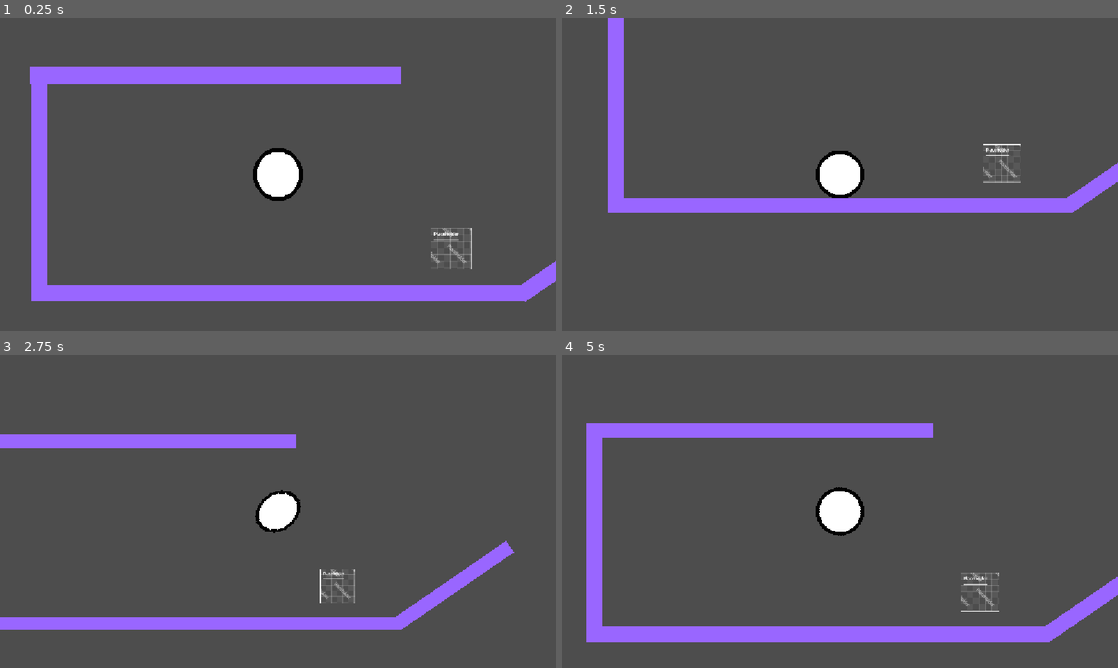
Above: before the commit, frames 1-4 (two rows, left to right).
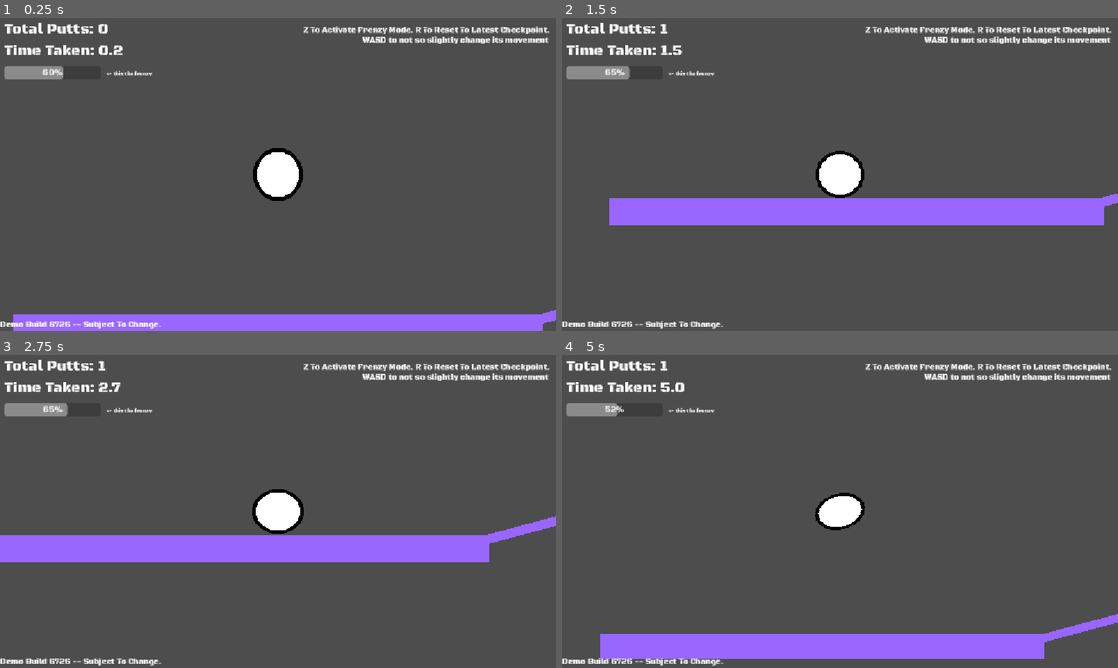
Above: after the commit, the same moments.

Repository: theeggswork/Goofball-Golfers
Game: Godot game, scene res://Levels/Testmap.tscn
Same seed, same stepped clock (60 frames per second), same inputs: the game is played once before the commit and once after it.
Inputs (mouse positions are in pixels of both pictures, inside the frame that each line leads up to):
- Up to frame 1 (0.25 s): no input
- Up to frame 2 (1.5 s): move the mouse to (962, 158) at 0.52 s; press the mouse at (962, 158) at 0.53 s; tap A (a, bound only after the commit) at 0.8, 1.35 s; move the mouse to (728, 190) at 1.27 s; release the mouse at (728, 190) at 1.28 s; hold Space (SlamDown) from 1.28 s (still down)
- Up to frame 3 (2.75 s): tap D (d, bound only after the commit) at 1.55 s; move the mouse to (333, 442) at 2.02 s; release Space (SlamDown) at 2.03 s; hold D (d, bound only after the commit) from 2.03 s (still down); click (333, 442) at 2.3 s
- Up to frame 4 (5 s): move the mouse to (812, 574) at 2.77 s; release D (d, bound only after the commit) at 2.78 s; click (812, 574) at 2.85 s; tap A (a, bound only after the commit) at 3.05, 4.35 s; move the mouse to (1006, 558) at 3.52 s; hold D (d, bound only after the commit) 3.53-4.28 s; hold Space (SlamDown) from 3.53 s (still down); tap Z (activatefrenzy) at 3.6 s; tap R (restart) at 4.15 s; move the mouse to (673, 464) at 4.27 s; click (673, 464) at 4.55 s

The runs differ from the first frame. In frame 1, 18% of the frame differs, in the area x 0-100%, y 1-100%; in frame 2, 8.7%; in frame 3, 18%; in frame 4, 15%.

Commit message:
demo 1

Diff:
--- /dev/null
+++ b/Levels/Level1Outline.tscn
@@ -0,0 +1,201 @@
+[gd_scene format=3 uid="uid://dqso0r75llosl"]
+
+[sub_resource type="RectangleShape2D" id="RectangleShape2D_oi3di"]
+size = Vector2(100, 10)
+
+[sub_resource type="SegmentShape2D" id="SegmentShape2D_0b4ue"]
+a = Vector2(100.5, -25)
+
+[sub_resource type="RectangleShape2D" id="RectangleShape2D_0b4ue"]
+size = Vector2(100, 50)
+
+[sub_resource type="SegmentShape2D" id="SegmentShape2D_f2txt"]
+a = Vector2(100.5, 25)
+
+[sub_resource type="RectangleShape2D" id="RectangleShape2D_1ainy"]
+size = Vector2(100, 25)
+
+[sub_resource type="CircleShape2D" id="CircleShape2D_n6hdu"]
+radius = 25.0
+
+[sub_resource type="CircleShape2D" id="CircleShape2D_km5ld"]
+radius = 15.6
+
+[node name="Node2D" type="Node2D" unique_id=322186599]
+
+[node name="Level" type="Node" parent="." unique_id=2135936512]
+
+[node name="part1" type="StaticBody2D" parent="Level" unique_id=1522755370]
+position = Vector2(0, 20)
+
+[node name="CollisionShape2D" type="CollisionShape2D" parent="Level/part1" unique_id=945635319]
+shape = SubResource("RectangleShape2D_oi3di")
+
+[node name="part2" type="StaticBody2D" parent="Level" unique_id=1927179803]
+position = Vector2(50, 6.4)
+
+[node name="CollisionShape2D" type="CollisionShape2D" parent="Level/part2" unique_id=1899538997]
+position = Vector2(0, -0.4000001)
+shape = SubResource("SegmentShape2D_0b4ue")
+
+[node name="part3" type="StaticBody2D" parent="Level" unique_id=174541906]
+position = Vector2(200, -15)
+
+[node name="CollisionShape2D" type="CollisionShape2D" parent="Level/part3" unique_id=1737743079]
+shape = SubResource("RectangleShape2D_oi3di")
+
+[node name="part4" type="StaticBody2D" parent="Level" unique_id=1091084388]
+position = Vector2(246, -26.6)
+
+[node name="CollisionShape2D" type="CollisionShape2D" parent="Level/part4" unique_id=540625913]
+position = Vector2(0, -0.4000001)
+shape = SubResource("SegmentShape2D_0b4ue")
+
+[node name="part5" type="StaticBody2D" parent="Level" unique_id=1391379195]
+position = Vector2(396, -48)
+
+[node name="CollisionShape2D" type="CollisionShape2D" parent="Level/part5" unique_id=1554954443]
+shape = SubResource("RectangleShape2D_oi3di")
+
+[node name="part6" type="StaticBody2D" parent="Level" unique_id=306120361]
+position = Vector2(496, -68)
+
+[node name="CollisionShape2D" type="CollisionShape2D" parent="Level/part6" unique_id=716724645]
+shape = SubResource("RectangleShape2D_0b4ue")
+
+[node name="part7" type="StaticBody2D" parent="Level" unique_id=1479537707]
+position = Vector2(296, -116)
+
+[node name="CollisionShape2D" type="CollisionShape2D" parent="Level/part7" unique_id=28490258]
+position = Vector2(0, -0.4000001)
+shape = SubResource("SegmentShape2D_f2txt")
+
+[node name="part8" type="StaticBody2D" parent="Level" unique_id=1225816074]
+position = Vector2(545, -118)
+
+[node name="CollisionShape2D" type="CollisionShape2D" parent="Level/part8" unique_id=802532144]
+shape = SubResource("RectangleShape2D_0b4ue")
+
+[node name="part9" type="StaticBody2D" parent="Level" unique_id=489853934]
+position = Vector2(247, -103)
+
+[node name="CollisionShape2D" type="CollisionShape2D" parent="Level/part9" unique_id=1138121559]
+shape = SubResource("RectangleShape2D_oi3di")
+
+[node name="part10" type="StaticBody2D" parent="Level" unique_id=112534160]
+position = Vector2(147, -111)
+
+[node name="CollisionShape2D" type="CollisionShape2D" parent="Level/part10" unique_id=1283403158]
+shape = SubResource("RectangleShape2D_1ainy")
+
+[node name="part11" type="StaticBody2D" parent="Level" unique_id=2145765943]
+position = Vector2(47, -128)
+
+[node name="CollisionShape2D" type="CollisionShape2D" parent="Level/part11" unique_id=1558066654]
+shape = SubResource("RectangleShape2D_oi3di")
+
+[node name="part12" type="StaticBody2D" parent="Level" unique_id=1951322865]
+position = Vector2(-5, -156)
+
+[node name="CollisionShape2D" type="CollisionShape2D" parent="Level/part12" unique_id=1462030845]
+position = Vector2(0, -0.4000001)
+shape = SubResource("SegmentShape2D_f2txt")
+
+[node name="part13" type="StaticBody2D" parent="Level" unique_id=1988372895]
+position = Vector2(-54, -143)
+
+[node name="CollisionShape2D" type="CollisionShape2D" parent="Level/part13" unique_id=1199760966]
+shape = SubResource("RectangleShape2D_oi3di")
+
+[node name="part14" type="StaticBody2D" parent="Level" unique_id=1476075581]
+position = Vector2(-104, -173)
+
+[node name="CollisionShape2D" type="CollisionShape2D" parent="Level/part14" unique_id=557906688]
+shape = SubResource("RectangleShape2D_0b4ue")
+
+[node name="part15" type="StaticBody2D" parent="Level" unique_id=699012015]
+position = Vector2(-4, -194.6)
+
+[node name="CollisionShape2D" type="CollisionShape2D" parent="Level/part15" unique_id=1162344276]
+position = Vector2(0, -0.4000001)
+shape = SubResource("SegmentShape2D_0b4ue")
+
+[node name="part16" type="StaticBody2D" parent="Level" unique_id=2095191435]
+position = Vector2(146, -216)
+
+[node name="CollisionShape2D" type="CollisionShape2D" parent="Level/part16" unique_id=2006517109]
+shape = SubResource("RectangleShape2D_oi3di")
+
+[node name="part17" type="StaticBody2D" parent="Level" unique_id=1206960592]
+position = Vector2(242, -216)
+
+[node name="CollisionShape2D" type="CollisionShape2D" parent="Level/part17" unique_id=1866554925]
+position = Vector2(-76, 0)
+shape = SubResource("CircleShape2D_n6hdu")
+
+[node name="part18" type="StaticBody2D" parent="Level" unique_id=1818008493]
+position = Vector2(330, -216)
+
+[node name="CollisionShape2D" type="CollisionShape2D" parent="Level/part18" unique_id=1583298124]
+position = Vector2(-76, 0)
+shape = SubResource("CircleShape2D_n6hdu")
+
+[node name="part19" type="StaticBody2D" parent="Level" unique_id=127578534]
+position = Vector2(245, -216)
+
+[node name="CollisionShape2D" type="CollisionShape2D" parent="Level/part19" unique_id=2062485880]
+shape = SubResource("RectangleShape2D_oi3di")
+
+[node name="part20" type="StaticBody2D" parent="Level" unique_id=953059157]
+position = Vector2(293, -229)
+
+[node name="CollisionShape2D" type="CollisionShape2D" parent="Level/part20" unique_id=5685120]
+position = Vector2(0, -0.4000001)
+shape = SubResource("SegmentShape2D_0b4ue")
+
+[node name="part21" type="StaticBody2D" parent="Level" unique_id=1285972518]
+position = Vector2(272, -109)
+
+[node name="CollisionShape2D" type="CollisionShape2D" parent="Level/part21" unique_id=1003410767]
+position = Vector2(-76, 1)
+shape = SubResource("CircleShape2D_km5ld")
+
+[node name="Sprite2D" type="Sprite2D" parent="Level/part21" unique_id=1028760426]
+
+[node name="part22" type="StaticBody2D" parent="Level" unique_id=490227248]
+position = Vector2(443, -251)
+
+[node name="CollisionShape2D" type="CollisionShape2D" parent="Level/part22" unique_id=112634233]
+shape = SubResource("RectangleShape2D_oi3di")
+
+[node name="part23" type="StaticBody2D" parent="Level" unique_id=490511597]
+position = Vector2(543, -271)
+
+[node name="CollisionShape2D" type="CollisionShape2D" parent="Level/part23" unique_id=2063282765]
+shape = SubResource("RectangleShape2D_0b4ue")
+
+[node name="part24" type="StaticBody2D" parent="Level" unique_id=1074228164]
+position = Vector2(592, -321)
+
+[node name="CollisionShape2D" type="CollisionShape2D" parent="Level/part24" unique_id=1828385178]
+shape = SubResource("RectangleShape2D_0b4ue")
+
+[node name="part25" type="StaticBody2D" parent="Level" unique_id=1020333643]
+position = Vector2(719, -321)
+
+[node name="CollisionShape2D" type="CollisionShape2D" parent="Level/part25" unique_id=2009096658]
+position = Vector2(-76, 0)
+shape = SubResource("CircleShape2D_n6hdu")
+
+[node name="part26" type="StaticBody2D" parent="Level" unique_id=1825735324]
+position = Vector2(820, -321)
+
+[node name="CollisionShape2D" type="CollisionShape2D" parent="Level/part26" unique_id=515785764]
+position = Vector2(-76, 0)
+shape = SubResource("CircleShape2D_n6hdu")
+
+[node name="part27" type="StaticBody2D" parent="Level" unique_id=1554441049]
+position = Vector2(792, -322)
+
+[node name="CollisionShape2D" type="CollisionShape2D" parent="Level/part27" unique_id=1511906033]
+shape = SubResource("RectangleShape2D_0b4ue")
--- a/Levels/Testmap.tscn
+++ b/Levels/Testmap.tscn
@@ -5,34 +5,207 @@
 [ext_resource type="PackedScene" uid="uid://cxrbn0ge4ms6h" path="res://Tscn/WinCondition.tscn" id="3_4pc0y"]
 [ext_resource type="PackedScene" uid="uid://drv416k5abko7" path="res://Tscn/HUD.tscn" id="4_wtpe1"]
 [ext_resource type="PackedScene" uid="uid://dkh2kknuu37u" path="res://Tscn/Level_Completed.tscn" id="5_h0lgg"]
+[ext_resource type="Texture2D" uid="uid://bnpcw7fvoq24x" path="res://Assets/circle.png" id="6_s3eeo"]
+[ext_resource type="FontFile" uid="uid://dqmhhuhphyhfp" path="res://Assets/BlackOpsOne-Regular.ttf" id="7_sekj7"]
+
+[sub_resource type="CircleShape2D" id="CircleShape2D_sekj7"]
 
 [node name="Testmap" type="Node2D" unique_id=581708526]
 
 [node name="Player" parent="." unique_id=1666780814 instance=ExtResource("1_rf04y")]
 
 [node name="WinCondition" parent="." unique_id=1482428891 instance=ExtResource("3_4pc0y")]
-position = Vector2(420, 208)
+position = Vector2(7988, -4661)
 
 [node name="HUD" parent="." unique_id=2069383963 instance=ExtResource("4_wtpe1")]
-visible = false
 
 [node name="Level_Completed" parent="." unique_id=625890091 instance=ExtResource("5_h0lgg")]
 visible = false
 
-[node name="PlaceholderObject" parent="." unique_id=1328187938 instance=ExtResource("2_yc6sp")]
-position = Vector2(0, 316)
-scale = Vector2(30, 1)
-
-[node name="PlaceholderObject2" parent="." unique_id=1369218472 instance=ExtResource("2_yc6sp")]
-position = Vector2(-151, -211)
-scale = Vector2(22.48, 1)
-
-[node name="PlaceholderObject4" parent="." unique_id=1989061559 instance=ExtResource("2_yc6sp")]
-position = Vector2(754, 206.99994)
-rotation = -0.6021386
-scale = Vector2(10, 1)
-
-[node name="PlaceholderObject3" parent="." unique_id=1070730716 instance=ExtResource("2_yc6sp")]
-position = Vector2(-580, 50)
-rotation = 1.5707964
-scale = Vector2(13, 1)
+[node name="Copy3" parent="." unique_id=1053102703 instance=ExtResource("2_yc6sp")]
+position = Vector2(1146.0001, 243.00005)
+rotation = -0.26098868
+scale = Vector2(26.319998, 0.5999999)
+
+[node name="Copy11" parent="." unique_id=1328187938 instance=ExtResource("2_yc6sp")]
+position = Vector2(-3295, -1058.0002)
+rotation = 0.36320063
+scale = Vector2(26.319998, 0.5999999)
+
+[node name="Copy14" parent="." unique_id=908602278 instance=ExtResource("2_yc6sp")]
+position = Vector2(-3185, -1874.0002)
+rotation = -0.35875425
+scale = Vector2(26.319998, 0.5999999)
+
+[node name="Copy7" parent="." unique_id=713408720 instance=ExtResource("2_yc6sp")]
+position = Vector2(1117, -412.99988)
+rotation = 0.2617994
+scale = Vector2(26.319998, 0.5999999)
+
+[node name="Copy2" parent="." unique_id=1235159681 instance=ExtResource("2_yc6sp")]
+position = Vector2(0, 402)
+scale = Vector2(32.16, 1.8)
+
+[node name="Copy8" parent="." unique_id=79249858 instance=ExtResource("2_yc6sp")]
+position = Vector2(-15.000002, -528)
+scale = Vector2(32.16, 1.8)
+
+[node name="Copy9" parent="." unique_id=1928585257 instance=ExtResource("2_yc6sp")]
+position = Vector2(-1267, -666.99994)
+scale = Vector2(32.16, 8.879999)
+
+[node name="Copy10" parent="." unique_id=1311758974 instance=ExtResource("2_yc6sp")]
+position = Vector2(-2187, -849)
+scale = Vector2(32.16, 2.599998)
+
+[node name="Copy18" parent="." unique_id=48133749 instance=ExtResource("2_yc6sp")]
+position = Vector2(2690, -3040)
+scale = Vector2(32.16, 2.599998)
+
+[node name="Copy19" parent="." unique_id=171160351 instance=ExtResource("2_yc6sp")]
+position = Vector2(3575.9998, -3366.0002)
+scale = Vector2(32.16, 19.040003)
+
+[node name="Copy20" parent="." unique_id=1303217283 instance=ExtResource("2_yc6sp")]
+position = Vector2(4138, -4130)
+scale = Vector2(32.16, 19.040003)
+
+[node name="Copy16" parent="." unique_id=1595156639 instance=ExtResource("2_yc6sp")]
+position = Vector2(1740.9999, -2535.9998)
+rotation = -0.97388875
+scale = Vector2(32.16, 2.599998)
+
+[node name="Copy17" parent="." unique_id=1752076647 instance=ExtResource("2_yc6sp")]
+position = Vector2(1740.9999, -2535.9998)
+rotation = -0.97388875
+scale = Vector2(32.16, 2.599998)
+
+[node name="Copy15" parent="." unique_id=1885861766 instance=ExtResource("2_yc6sp")]
+position = Vector2(-645, -2020)
+scale = Vector2(103.48, 2.599998)
+
+[node name="Copy12" parent="." unique_id=911977441 instance=ExtResource("2_yc6sp")]
+position = Vector2(-4416, -1205)
+scale = Vector2(32.16, 2.599998)
+
+[node name="Copy13" parent="." unique_id=568295583 instance=ExtResource("2_yc6sp")]
+position = Vector2(-5107.0005, -1455)
+scale = Vector2(15.799999, 15.239998)
+
+[node name="Copy4" parent="." unique_id=316274720 instance=ExtResource("2_yc6sp")]
+position = Vector2(2292.9998, 132)
+scale = Vector2(32.16, 1.8)
+
+[node name="Copy5" parent="." unique_id=795226963 instance=ExtResource("2_yc6sp")]
+position = Vector2(3299.0002, -191)
+scale = Vector2(32.16, 18.119997)
+
+[node name="Copy6" parent="." unique_id=1483778848 instance=ExtResource("2_yc6sp")]
+position = Vector2(3449.0002, -525)
+scale = Vector2(24.6, 18.119997)
+
+[node name="circl" type="StaticBody2D" parent="." unique_id=1737112578]
+texture_filter = 1
+position = Vector2(-599, -680)
+scale = Vector2(3, 3.48)
+
+[node name="CollisionShape2D" type="CollisionShape2D" parent="circl" unique_id=583454685]
+scale = Vector2(5, 5)
+shape = SubResource("CircleShape2D_sekj7")
+
+[node name="Sprite2D" type="Sprite2D" parent="circl" unique_id=1963506374]
+texture = ExtResource("6_s3eeo")
+
+[node name="circl2" type="StaticBody2D" parent="." unique_id=1127999450]
+texture_filter = 1
+position = Vector2(-2116.0002, -2033)
+scale = Vector2(5, 5)
+
+[node name="CollisionShape2D" type="CollisionShape2D" parent="circl2" unique_id=2084826936]
+scale = Vector2(5, 5)
+shape = SubResource("CircleShape2D_sekj7")
+
+[node name="Sprite2D" type="Sprite2D" parent="circl2" unique_id=1954552159]
+texture = ExtResource("6_s3eeo")
+
+[node name="circl3" type="StaticBody2D" parent="." unique_id=609472063]
+texture_filter = 1
+position = Vector2(-1155, -2094)
+scale = Vector2(5, 5)
+
+[node name="CollisionShape2D" type="CollisionShape2D" parent="circl3" unique_id=1898790223]
+scale = Vector2(5, 5)
+shape = SubResource("CircleShape2D_sekj7")
+
+[node name="Sprite2D" type="Sprite2D" parent="circl3" unique_id=526891736]
+texture = ExtResource("6_s3eeo")
+
+[node name="circl4" type="StaticBody2D" parent="." unique_id=36192841]
+texture_filter = 1
+position = Vector2(-1155, -2094)
+scale = Vector2(5, 5)
+
+[node name="CollisionShape2D" type="CollisionShape2D" parent="circl4" unique_id=589104426]
+scale = Vector2(5, 5)
+shape = SubResource("CircleShape2D_sekj7")
+
+[node name="Sprite2D" type="Sprite2D" parent="circl4" unique_id=1289218676]
+texture = ExtResource("6_s3eeo")
+
+[node name="circl5" type="StaticBody2D" parent="." unique_id=1667628744]
+texture_filter = 1
+position = Vector2(-14.000122, -1972.0002)
+scale = Vector2(5, 5)
+
+[node name="CollisionShape2D" type="CollisionShape2D" parent="circl5" unique_id=1516180085]
+scale = Vector2(5, 5)
+shape = SubResource("CircleShape2D_sekj7")
+
+[node name="Sprite2D" type="Sprite2D" parent="circl5" unique_id=1347131443]
+texture = ExtResource("6_s3eeo")
+
+[node name="circl6" type="StaticBody2D" parent="." unique_id=434897368]
+texture_filter = 1
+position = Vector2(4829, -4154)
+scale = Vector2(8.3, 8.3)
+
+[node name="CollisionShape2D" type="CollisionShape2D" parent="circl6" unique_id=1267532652]
+scale = Vector2(5, 5)
+shape = SubResource("CircleShape2D_sekj7")
+
+[node name="Sprite2D" type="Sprite2D" parent="circl6" unique_id=989454032]
+texture = ExtResource("6_s3eeo")
+
+[node name="Copy21" parent="." unique_id=1784560385 instance=ExtResource("2_yc6sp")]
+position = Vector2(7516, -4130)
+scale = Vector2(32.16, 19.040003)
+
+[node name="circl7" type="StaticBody2D" parent="." unique_id=31889047]
+texture_filter = 1
+position = Vector2(6891, -4154)
+scale = Vector2(8.3, 8.3)
+
+[node name="CollisionShape2D" type="CollisionShape2D" parent="circl7" unique_id=1806351683]
+scale = Vector2(5, 5)
+shape = SubResource("CircleShape2D_sekj7")
+
+[node name="Sprite2D" type="Sprite2D" parent="circl7" unique_id=998309443]
+texture = ExtResource("6_s3eeo")
+
+[node name="Label" type="Label" parent="." unique_id=173102857]
+offset_left = 7031.0
+offset_top = -4792.0
+offset_right = 8181.0
+offset_bottom = -4750.0
+theme_override_fonts/font = ExtResource("7_sekj7")
+theme_override_font_sizes/font_size = 30
+text = "END OF DEMO. Go into the placeholder to finish the level, or listen to the music."
+
+[node name="Label2" type="Label" parent="." unique_id=380177038]
+offset_left = 4646.0
+offset_top = -4690.0
+offset_right = 5261.0
+offset_bottom = -4648.0
+theme_override_fonts/font = ExtResource("7_sekj7")
+theme_override_font_sizes/font_size = 30
+text = "big leap."
--- a/Scripts/GolfScript.gd
+++ b/Scripts/GolfScript.gd
@@ -9,7 +9,7 @@
 var checkpointpos = Vector2.ZERO
 var mat = PhysicsMaterial.new()
 var frenzy = false
-var frenzycounter = 100
+var frenzycounter = 60 # haha you have to EARN the frenzy mode
 var totalputts = 0
 var linecolor;
 var gamefunc_enabled = true
@@ -49,22 +49,30 @@
 		if gamefunc_enabled:
 			scale = Vector2(1 + (stretch * 1.3), 1 - (stretch * 1.3))
 	# Putting System
-	var can_hit = linear_velocity.length() < 90
+	var can_hit = speed < 150
 	var mouse_pos = get_global_mouse_position()
 	var direction = mouse_pos - global_position
 	if Input.is_action_just_released("Putt"):
 		line.clear_points()
 		if frenzy:
-			apply_central_impulse(direction * 8)
+			apply_central_impulse(direction * 3)
 		elif can_hit:
 			totalputts += 1
-			apply_central_impulse(direction * 5)
+			if frenzycounter + 5 <= 100:
+				frenzycounter += 5
+			else:
+				frenzycounter += 100 - frenzycounter
+			apply_central_impulse(direction * 4)
 	if Input.is_action_just_pressed("SlamDown"):
 		linear_velocity.y += 300
+	if Input.is_action_pressed("d"):
+		linear_velocity.x += 15
+	if Input.is_action_pressed("a"):
+		linear_velocity.x -= 15
 	if Input.is_action_just_released("restart"):
 		death()
 	if Input.is_action_pressed("Putt"):
-		if can_hit or frenzy:
+		if (can_hit and (abs(direction.x) + abs(direction.y)) < 650) or frenzy:
 			line.default_color = Color(0.542, 1.0, 0.511, 1.0)
 		else:
 			line.default_color = Color(1.0, 0.451, 0.382, 1.0)
@@ -112,3 +120,4 @@
 	.set_trans(Tween.TRANS_BOUNCE)\
 	.set_ease(Tween.EASE_OUT)
 	set_deferred("freeze", false)
+	gamefunc_enabled = true
--- a/Scripts/Music_Controller.gd
+++ b/Scripts/Music_Controller.gd
@@ -1,5 +1,7 @@
 extends Node
-
+func _ready() -> void:
+	$AudioStreamPlayer2D.max_distance = INF
+	$AudioStreamPlayer2D.attenuation = 0.0
 func play_track(new_music: AudioStream):
 	if $AudioStreamPlayer2D.stream != new_music:
 		$AudioStreamPlayer2D.stream = new_music
--- a/Tscn/HUD.tscn
+++ b/Tscn/HUD.tscn
@@ -47,7 +47,7 @@
 offset_right = 296.0
 offset_bottom = 648.0
 theme_override_fonts/font = ExtResource("2_10013")
-text = "Demo Build 6626 -- Subject To Change."
+text = "Demo Build 6726 -- Subject To Change."
 
 [node name="Tips" type="Label" parent="Control" unique_id=1709053970]
 layout_mode = 0
@@ -58,7 +58,16 @@
 theme_override_fonts/font = ExtResource("2_10013")
 text = "Z To Activate Frenzy Mode. R To Reset To Latest Checkpoint."
 
-[node name="Label" type="Label" parent="Control" unique_id=1004848956]
+[node name="Tips2" type="Label" parent="Control" unique_id=364349566]
+layout_mode = 0
+offset_left = 751.0
+offset_top = 36.0
+offset_right = 1261.0
+offset_bottom = 59.0
+theme_override_fonts/font = ExtResource("2_10013")
+text = "WASD to not so slightly change its movement"
+
+[node name="Reminder" type="Label" parent="Control" unique_id=1004848956]
 layout_mode = 0
 offset_left = 220.0
 offset_top = 109.0
--- a/Tscn/Music_Controller.tscn
+++ b/Tscn/Music_Controller.tscn
@@ -9,3 +9,5 @@
 [node name="AudioStreamPlayer2D" type="AudioStreamPlayer2D" parent="." unique_id=1597619805]
 stream = ExtResource("2_gxgfu")
 autoplay = true
+max_distance = 4096.0
+parameters/looping = true
--- a/project.godot
+++ b/project.godot
@@ -46,6 +46,21 @@
 "events": [Object(InputEventKey,"resource_local_to_scene":false,"resource_name":"","device":-1,"window_id":0,"alt_press …(192 unchanged characters)…
 ]
 }
+w={
+"deadzone": 0.2,
+"events": [Object(InputEventKey,"resource_local_to_scene":false,"resource_name":"","device":-1,"window_id":0,"alt_pressed":false,"shift_pressed":false,"ctrl_pressed":false,"meta_pressed":false,"pressed":false,"keycode":0,"physical_keycode":87,"key_label":0,"unicode":119,"location":0,"echo":false,"script":null)
+]
+}
+a={
+"deadzone": 0.2,
+"events": [Object(InputEventKey,"resource_local_to_scene":false,"resource_name":"","device":-1,"window_id":0,"alt_pressed":false,"shift_pressed":false,"ctrl_pressed":false,"meta_pressed":false,"pressed":false,"keycode":0,"physical_keycode":65,"key_label":0,"unicode":97,"location":0,"echo":false,"script":null)
+]
+}
+d={
+"deadzone": 0.2,
+"events": [Object(InputEventKey,"resource_local_to_scene":false,"resource_name":"","device":-1,"window_id":0,"alt_pressed":false,"shift_pressed":false,"ctrl_pressed":false,"meta_pressed":false,"pressed":false,"keycode":0,"physical_keycode":68,"key_label":0,"unicode":100,"location":0,"echo":false,"script":null)
+]
+}
 
 [physics]
 
Binary file added: Assets/circle.png
Not shown, added: Assets/circle.png.import
Renamed: Assets/Icon.png -> Icon.png
Not shown, changed: Icon.png.import
Not shown, added: export_presets.cfg
